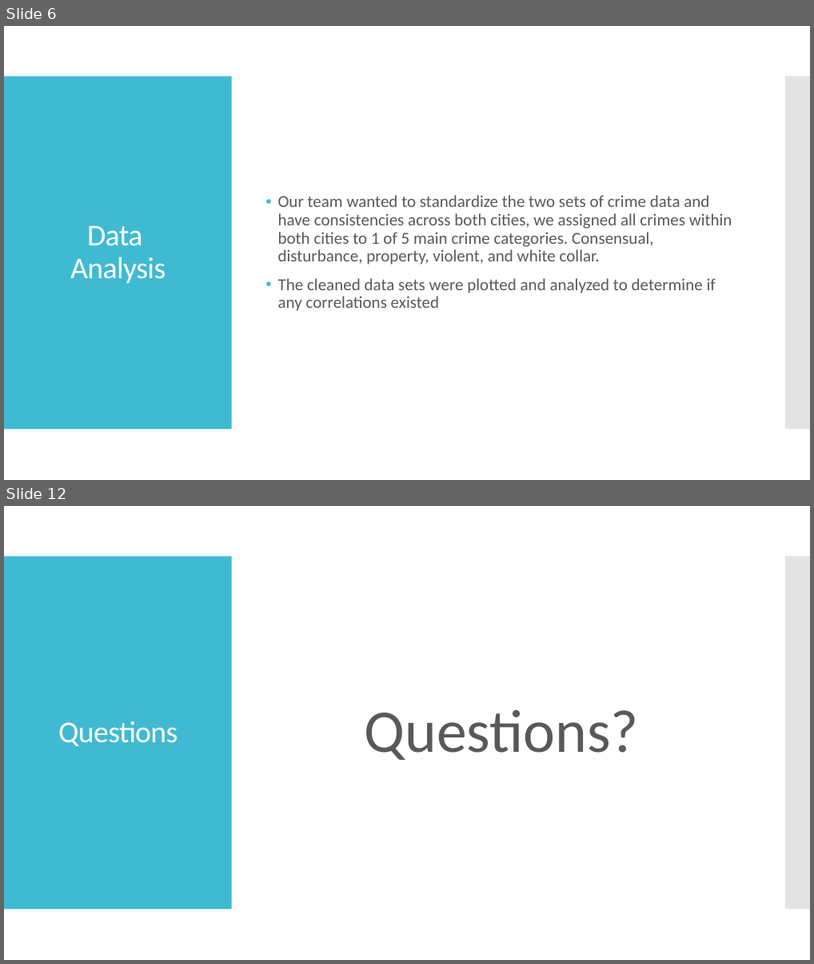
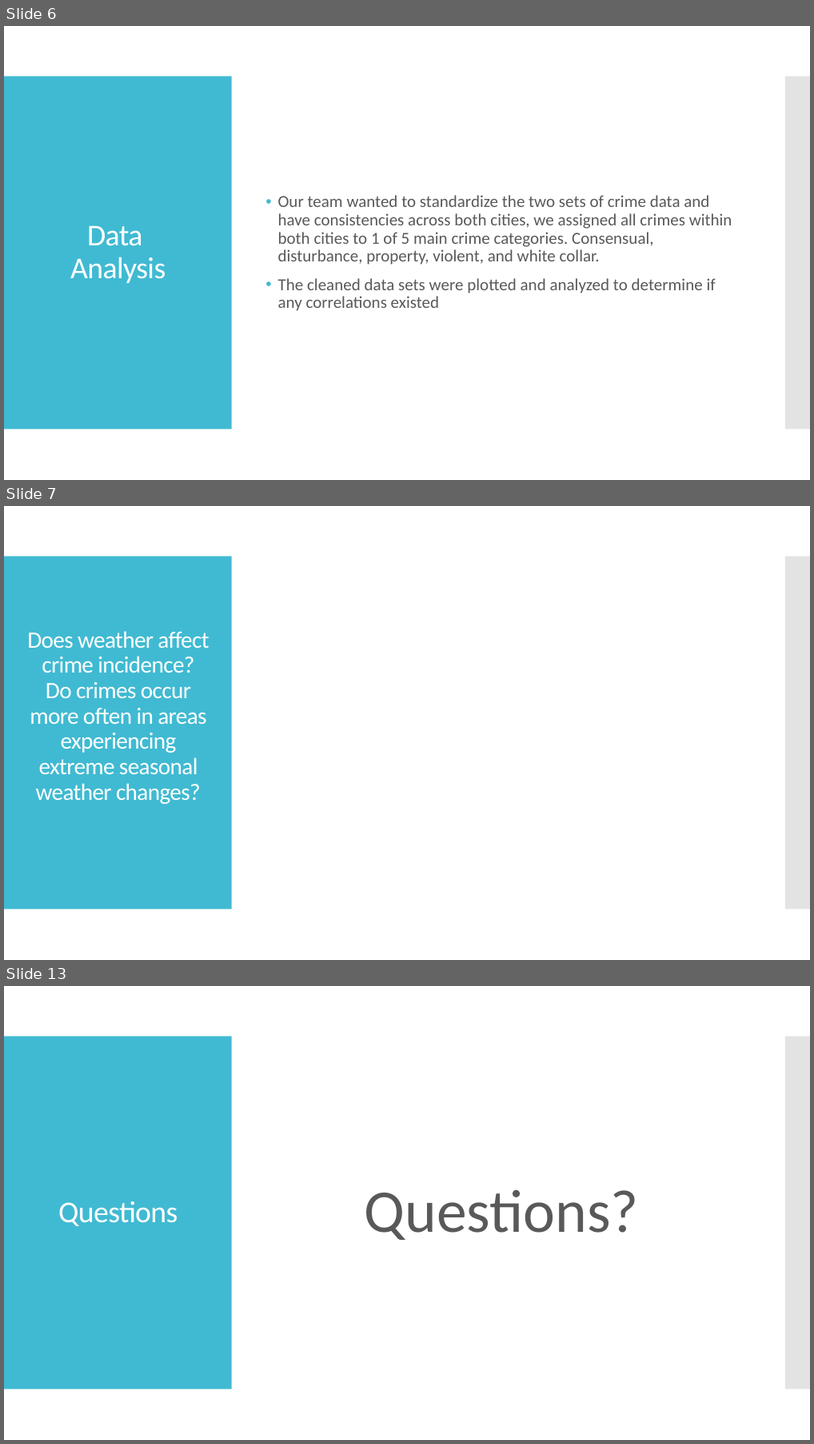
Before and after one commit to minxstm/Bootcamp_Project_1, a slide deck: Weather and Crime Data Analysis Presentation.pptx. Shown one above the other, each under a label of ours: slides 6 and 12 before the commit, slides 6, 7 and 13 after it; the slides between them are not shown. The pictures are 814x964 and 814x1444 pixels, drawn with LibreOffice and Linux fonts; fonts in the diff are those of the drawing. Boxes give left, top, right and bottom in pixels: in the first picture for what was removed or moved away, otherwise in the second. Text is boxed around its words. In the diff, an @@ line names an element or a change of style, - is before the commit and + after.

```diff
--- a/Weather and Crime Data Analysis Presentation.pptx
+++ b/Weather and Crime Data Analysis Presentation.pptx
@@ slide 7 added at (x1=4, y1=506, x2=810, y2=960), background #FFFFFF; not listed: 2 template elements that a slide beside it also shows @@
@@ title added at (x1=27, y1=631, x2=209, y2=804), 27.9 pt, text #FFFFFF @@
+Does weather affect crime incidence? Do crimes occur more often in areas experiencing extreme seasonal weather changes?
@@ what was slide 12 is now slide 13 @@
```
Also in this commit, not shown: 2 slides changed, 3 other slides added, 3 slides removed.
